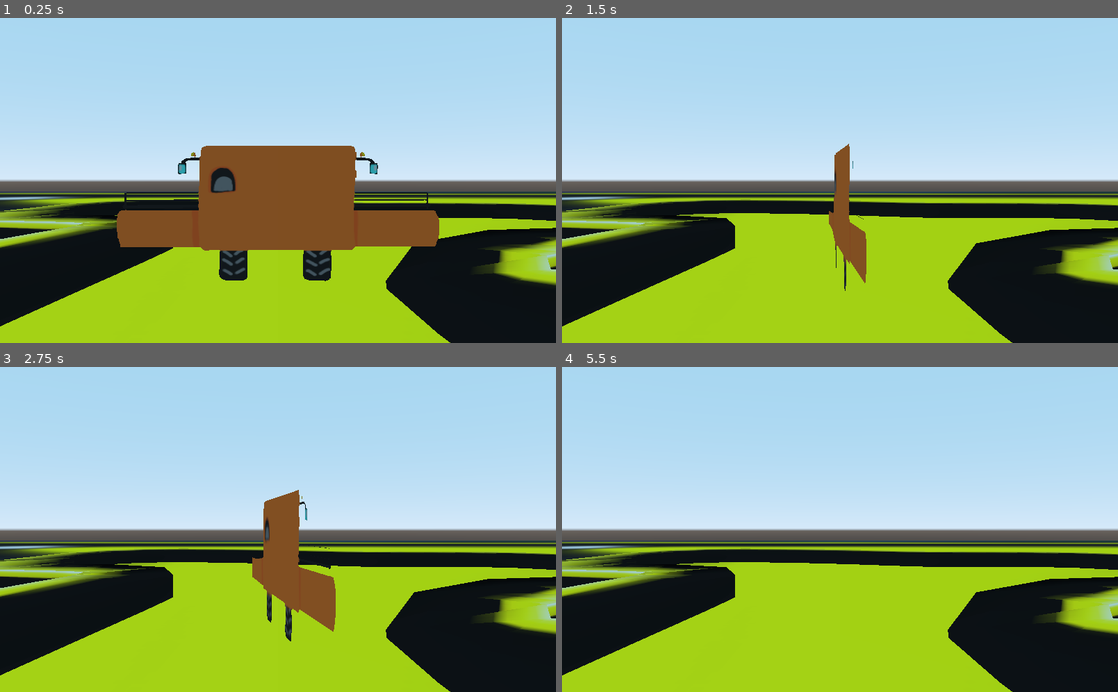
Above: before the commit, frames 1-4 (two rows, left to right).
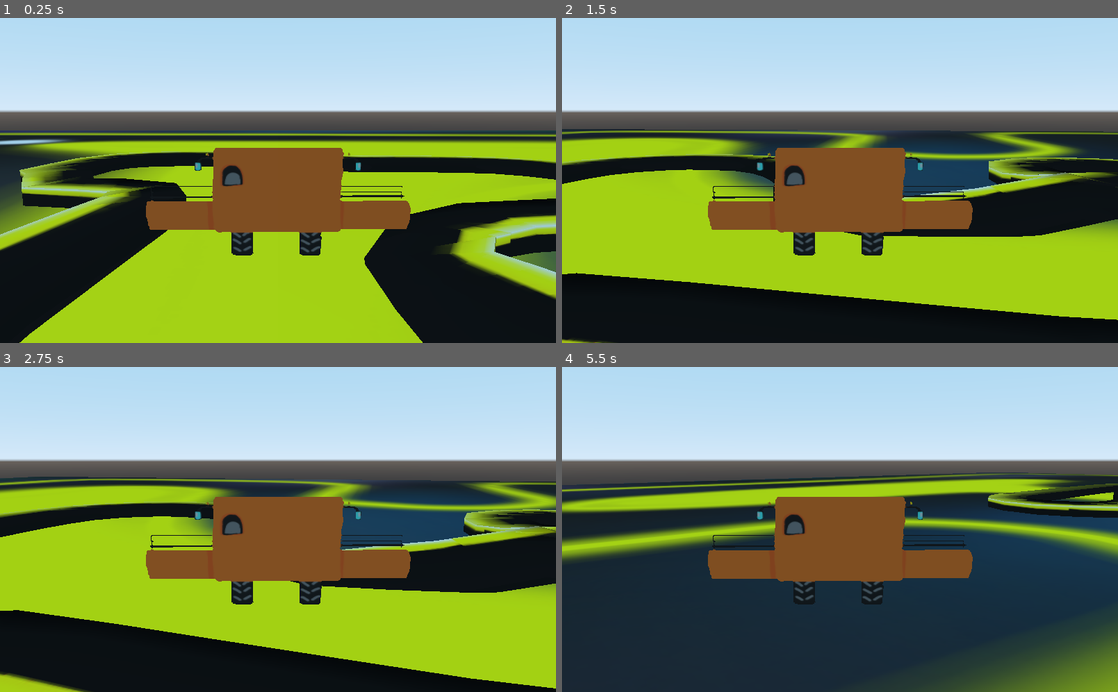
Above: after the commit, the same moments.

Repository: Timendus/ld52
Game: Godot game, scene res://main.tscn
Same seed, same stepped clock (60 frames per second), same inputs: the game is played once before the commit and once after it.
Inputs:
- Up to frame 1 (0.25 s): no input
- Up to frame 2 (1.5 s): tap Enter at 0.5 s; hold Right (right) 0.53-1.28 s; hold Left (left) from 1.28 s (still down)
- Up to frame 3 (2.75 s): release Left (left) at 2.03 s; hold Right (right) from 2.03 s (still down)
- Up to frame 4 (5.5 s): release Right (right) at 2.78 s; hold Up (forward) 2.78-3.53 s; hold Left (left) from 3.53 s (still down)

The runs differ from the first frame. In frame 1, 43% of the frame differs, in the area x 0-100%, y 21-100%; in frame 2, 63%; in frame 3, 62%; in frame 4, 77%.

Commit message:
move camera a bit

Diff:
--- a/main.tscn
+++ b/main.tscn
@@ -35,11 +35,6 @@
 
 [node name="Spatial" type="Spatial"]
 
-[node name="Camera" type="Camera" parent="."]
-transform = Transform( -4.37114e-08, 0, -1, 0, 1, 0, 1, 0, -4.37114e-08, -1.1954, 0.290188, 0 )
-current = true
-fov = 41.6181
-
 [node name="Player" type="RigidBody" parent="."]
 axis_lock_angular_x = true
 axis_lock_angular_z = true
@@ -56,6 +51,11 @@
 [node name="CollisionShape" type="CollisionShape" parent="Player"]
 transform = Transform( 1, 0, 0, 0, -4.37114e-08, -1, 0, 1, -4.37114e-08, 0, 0.351932, 0 )
 shape = SubResource( 5 )
+
+[node name="Camera" type="Camera" parent="Player"]
+transform = Transform( -4.31475e-08, 0.160105, -0.9871, 6.99842e-09, 0.9871, 0.160105, 1, 4.44089e-16, -4.37114e-08, -1.42033, 0.497475, 0 )
+current = true
+fov = 41.6181
 
 [node name="Ground" type="StaticBody" parent="."]
 transform = Transform( 10, 0, 0, 0, 1, 0, 0, 0, 10, 0, 0, 0 )
